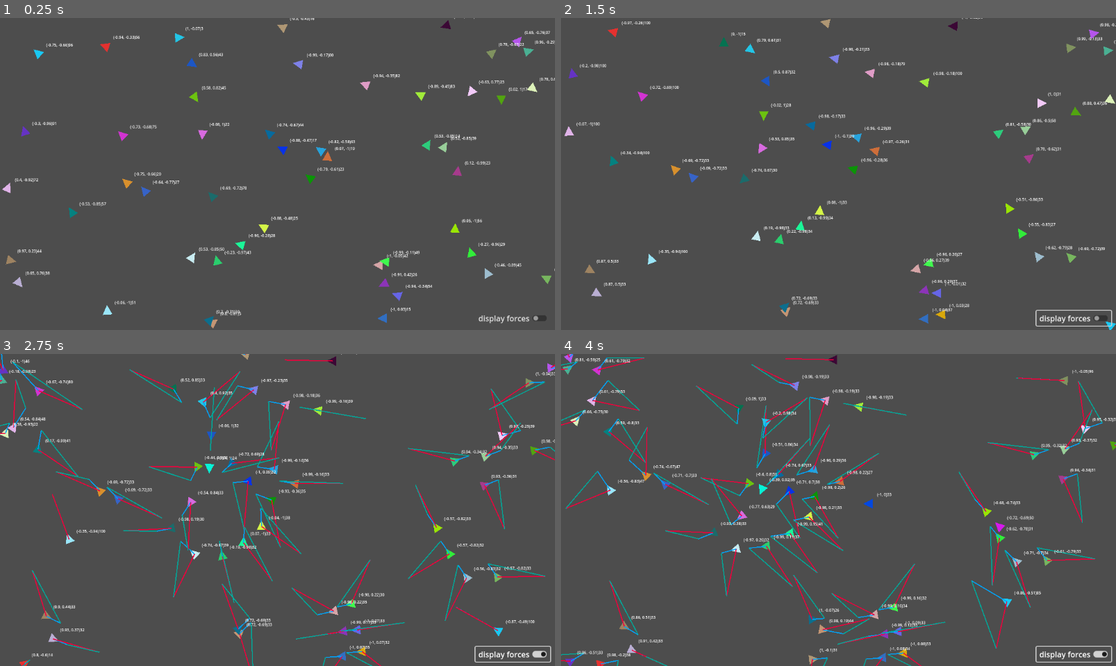
Above: before the commit, frames 1-4 (two rows, left to right).
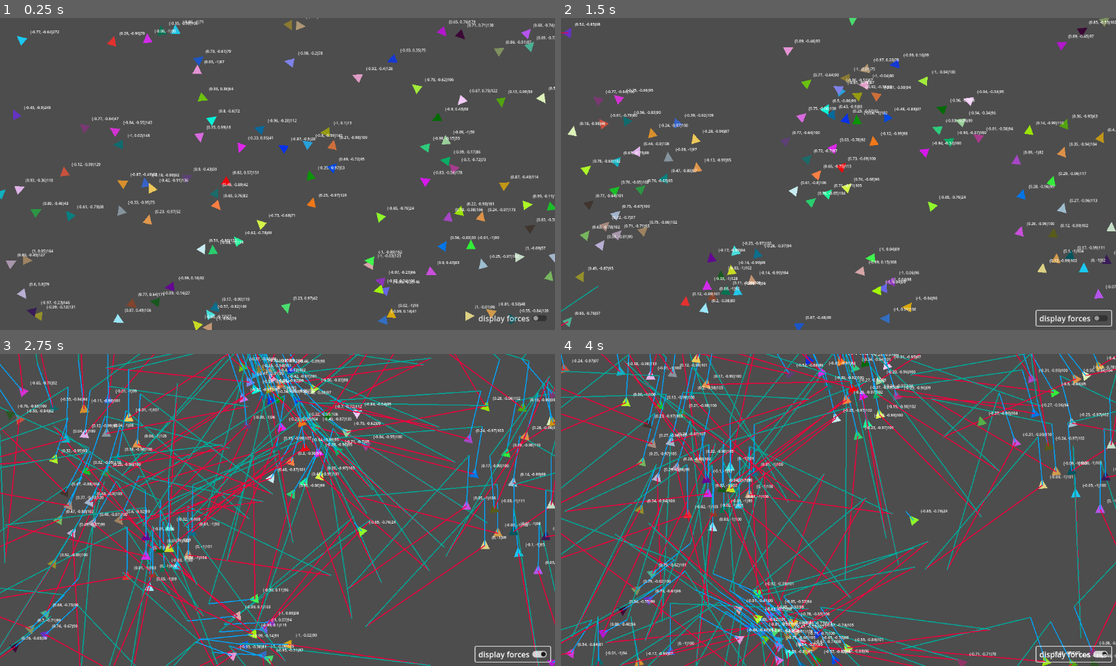
Above: after the commit, the same moments.

Repository: xv-k/BoidTest
Game: Godot game, scene res://world.tscn
Same seed, same stepped clock (60 frames per second), same inputs: the game is played once before the commit and once after it.
Inputs (mouse positions are in pixels of both pictures, inside the frame that each line leads up to):
- Up to frame 1 (0.25 s): no input
- Up to frame 2 (1.5 s): click "display forces" at 0.5 s; click "display forces" at 1.25 s
- Up to frame 3 (2.75 s): click "display forces" at 2 s
- Up to frame 4 (4 s): move the mouse to (960, 494) at 2.77 s; click (960, 494) at 2.85 s; move the mouse to (727, 525) at 3.52 s; click (727, 525) at 3.6 s

The runs differ from the first frame. In frame 1, 7.8% of the frame differs, in the area x 0-100%, y 0-100%; in frame 2, 8.3%; in frame 3, 25%; in frame 4, 25%.

Commit message:
made it work finally

Diff:
--- a/boid.gd
+++ b/boid.gd
@@ -1,6 +1,11 @@
 extends CharacterBody2D
 
 @export var debug := false
+@export var alignment_factor := 1.0
+@export var cohesion_factor := 1.0
+@export var separation_factor := 1.0
+
+
 @onready var collision_polygon_2d := $CollisionPolygon2D
 @onready var polygon_2d := $Polygon2D
 @onready var label = $Label
@@ -11,7 +16,8 @@
 
 var boids_in_range := []
 
-var max_speed = 100
+var number := 0
+var max_speed = 300
 var screen_size : Vector2
 var steering_force := Vector2.ZERO
 var mass := 50
@@ -22,7 +28,7 @@
 
 	randomize()
 	#velocity = Vector2(randf_range(-1,1),randf_range(-1,1)) * randf_range(0, max_speed)
-	velocity = Vector2(randf_range(-1,1),randf_range(-1,1)).normalized() * randf_range(0, max_speed)
+	velocity = Vector2(randf_range(-1,1),randf_range(-1,1)).normalized() * randf_range(10, max_speed)
 	#velocity = Vector2(randf_range(-1,1),randf_range(-1,1)).normalized() * max_speed
 	#velocity.length() = 10
 	polygon_2d.color = Color(randf_range(0,1),randf_range(0,1),randf_range(0,1),1)
@@ -45,23 +51,26 @@
 	label.position = position + Vector2(15,-25)
 
 	#disable it and set the collision layer of the physics layer from the tileset back to 1
+
 	torus_world()
 	#alignment(1)
 	#mouse following
 
 	#steering_force = steering_to_mouseposition() / mass
 	steering_force = Vector2.ZERO
-	steering_force += steering_vector(alignment())
-	steering_force += steering_vector(cohesion())
-	steering_force += steering_vector(separation())
-	#cohesion(1)
-	#separation(1)
+	alignment()
+	#steering_force += steering_vector(cohesion())
+	#steering_force += steering_vector(separation())
+	cohesion()
+	separation()
 	#apperantly delta is automatically applied in move and slide?
 	#var total_steering_direction = (alignment(1) + cohesion(1) + separation(1)) / 3
 	#velocity += total_steering_direction
 	#velocity += acceleration
 	#F = M x a
 	velocity += steering_force / mass
+
+	prints(number, steering_force/mass, boids_in_range.size())
 	move_and_slide()
 
 
@@ -76,9 +85,8 @@
 		position.y = 0
 
 
-func alignment() -> Vector2:
+func alignment():
 	#only if there are boids in range
-	var target_position := Vector2.ZERO
 	if boids_in_range.size() > 0:
 		#we "align" their directions and their speed (= together their velocity)
 		var avgVelocity = Vector2.ZERO
@@ -89,17 +97,15 @@
 
 			avgVelocity += boid.velocity
 
-		avgVelocity = avgVelocity / boids_in_range.size()
+		avgVelocity /= boids_in_range.size()
+		#avgVelocity = avgVelocity.normalized() * alignment_factor
+		#the position we want to steer to is our position + the averge postition of the group
+		#target_position =
+		#return steering_vector(target_position)
+		steering_force += steering_vector(position + avgVelocity) * alignment_factor
 
-		#the position we want to steer to is our position + the averge postition of the group
-		target_position = position + avgVelocity
-		#return steering_vector(target_position)
-		#velocity += steering_vector(target_position) * weight
-	return target_position
-
-func cohesion() -> Vector2:
+func cohesion():
 	#only if there are boids in range
-	var target_position := Vector2.ZERO
 	if boids_in_range.size() > 0:
 		#look for the average position (the center) of the group
 		var avgPosition = Vector2.ZERO
@@ -108,13 +114,13 @@
 		for boid in boids_in_range:
 			avgPosition += boid.position
 
-		target_position = avgPosition / boids_in_range.size()
-	return target_position
+		#avg position can be seen as the midpoint
+		avgPosition /= boids_in_range.size()
+		steering_force += steering_vector(avgPosition) * cohesion_factor
 
 
-func separation() -> Vector2:
+func separation():
 	#only if there are boids in range
-	var target_position := Vector2.ZERO
 	var distance := 0.0
 	if boids_in_range.size() > 0:
 		#we have our position and add the inverse of the average distance of all boids in the group
@@ -128,12 +134,12 @@
 			#avgDifference += (boid.position - position) * distance
 
 		difference = difference / boids_in_range.size()
-		target_position = difference #position + avgDifference
-	return target_position
+		steering_force += steering_vector(difference) * separation_factor
 
 func _on_area_2d_area_entered(area):
 	#add the boid to the array
 	boids_in_range.append(area.get_parent())
+
 
 func _on_area_2d_area_exited(area):
 	#remove the boid to the array
--- a/project.godot
+++ b/project.godot
@@ -14,6 +14,10 @@
 run/main_scene="res://world.tscn"
 config/features=PackedStringArray("4.2", "GL Compatibility")
 config/icon="res://icon.svg"
+
+[filesystem]
+
+import/blender/enabled=false
 
 [input]
 
--- a/world.gd
+++ b/world.gd
@@ -1,12 +1,12 @@
 extends Node2D
 @onready var tile_map = $TileMap
-var counter = 0
+var counter = 1
 
 var boid_scene: PackedScene = preload("res://boid.tscn")
 
 func _ready():
 	#pass
-	for n in 50:
+	for n in 100:
 		create_boid()
 
 
@@ -19,6 +19,8 @@
 	#we can add a "constructor" here (most logical way ist to create a fucntion in the boid that
 	#substritutes as a constructor = Named Constructors/Factory Methods design patters)
 	$Boids.add_child(boid)
+	boid.number = counter
+	counter += 1
 	#boid.global_position = get_global_mouse_position()
 	boid.global_position = Vector2(randf_range(0, get_viewport_rect().size.x), randf_range(0, get_viewport_rect().size.y))
 	#boid.global_position = Vector2(get_viewport_rect().size.x/2, get_viewport_rect().size.y/2)
